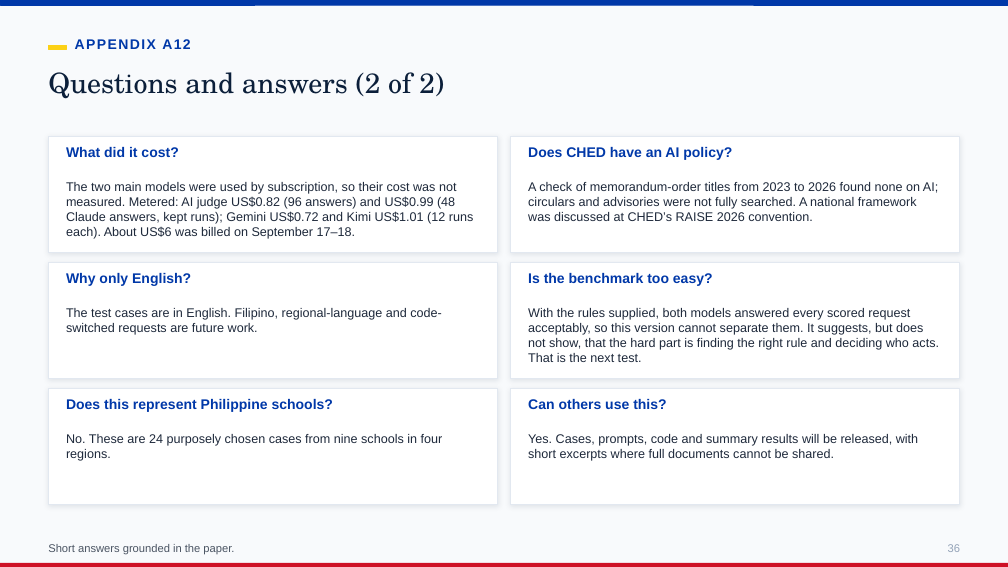
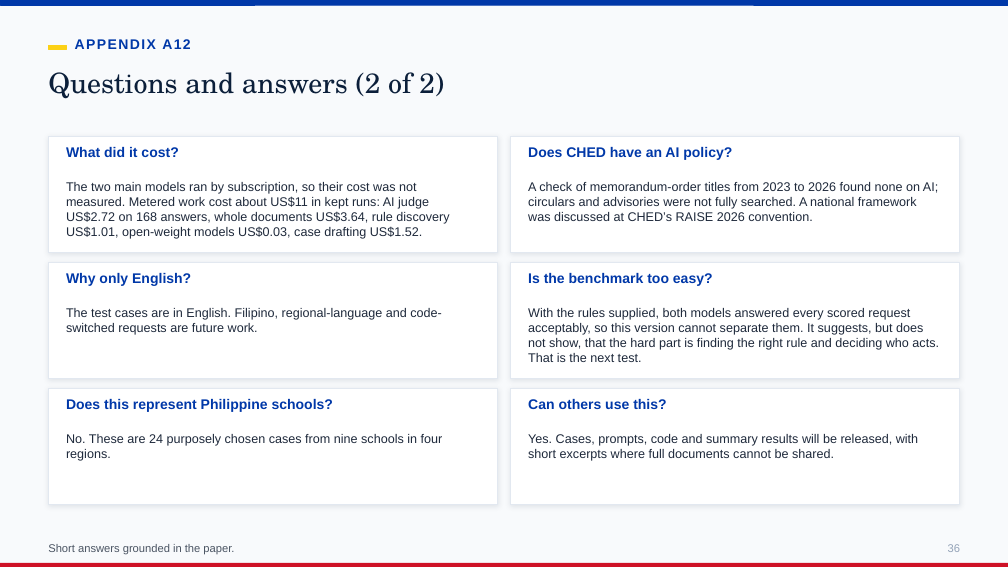
Before and after one commit to bealambitco/ai-assessment-higher-education-ph, a slide deck: slide 36 of presentation/When_Should_AI_Assist_the_Assessor_FINAL.pptx. Drawn at 1008x567 pixels with LibreOffice and Linux fonts; fonts in the diff are those of the drawing. Boxes give left, top, right and bottom in pixels: in the first picture for what was removed or moved away, otherwise in the second. Text is boxed around its words. In the diff, an @@ line names an element or a change of style, - is before the commit and + after.

Commit message:
Bring every figure, the timeline and the front page to the 22 September state

```diff
--- a/presentation/When_Should_AI_Assist_the_Assessor_FINAL.pptx
+++ b/presentation/When_Should_AI_Assist_the_Assessor_FINAL.pptx
@@ text at bbox=[66, 182, 449, 239]: text changed @@
-The two main models were used by subscription, so their cost was not measured. Metered: AI judge US$0.82 (96 answers) and US$0.99 (48 Claude answers, kept runs); Gemini US$0.72 and Kimi US$1.01 (12 runs each). About US$6 was billed on September 17–18.
+The two main models ran by subscription, so their cost was not measured. Metered work cost about US$11 in kept runs: AI judge US$2.72 on 168 answers, whole documents US$3.64, rule discovery US$1.01, open-weight models US$0.03, case drafting US$1.52.
```
Also in this commit, not shown: 7 other slides changed, 5 other files.
